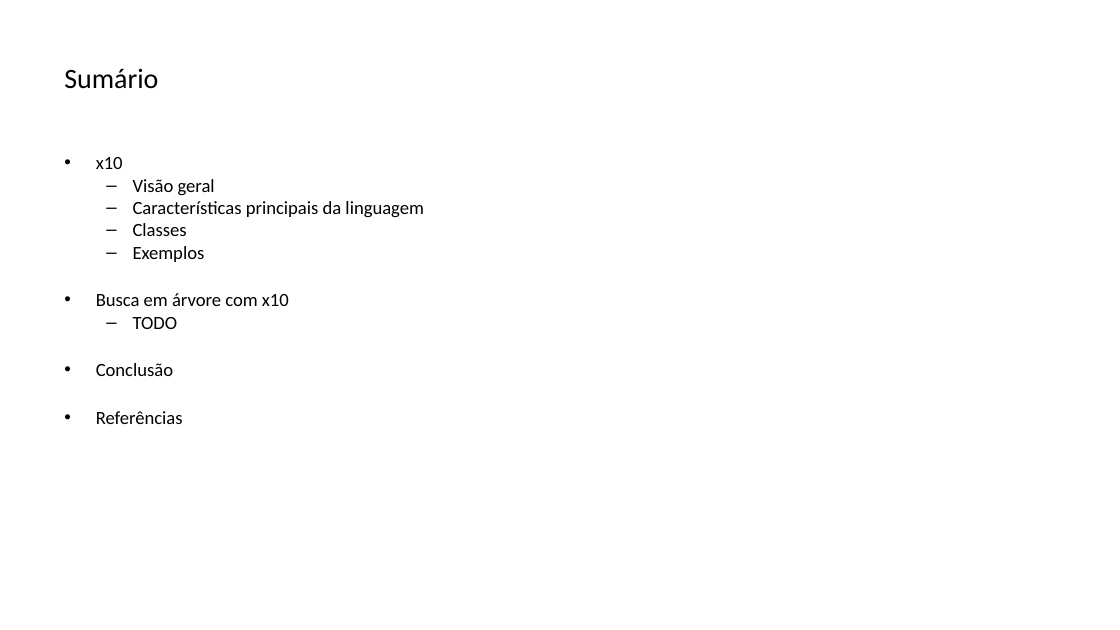
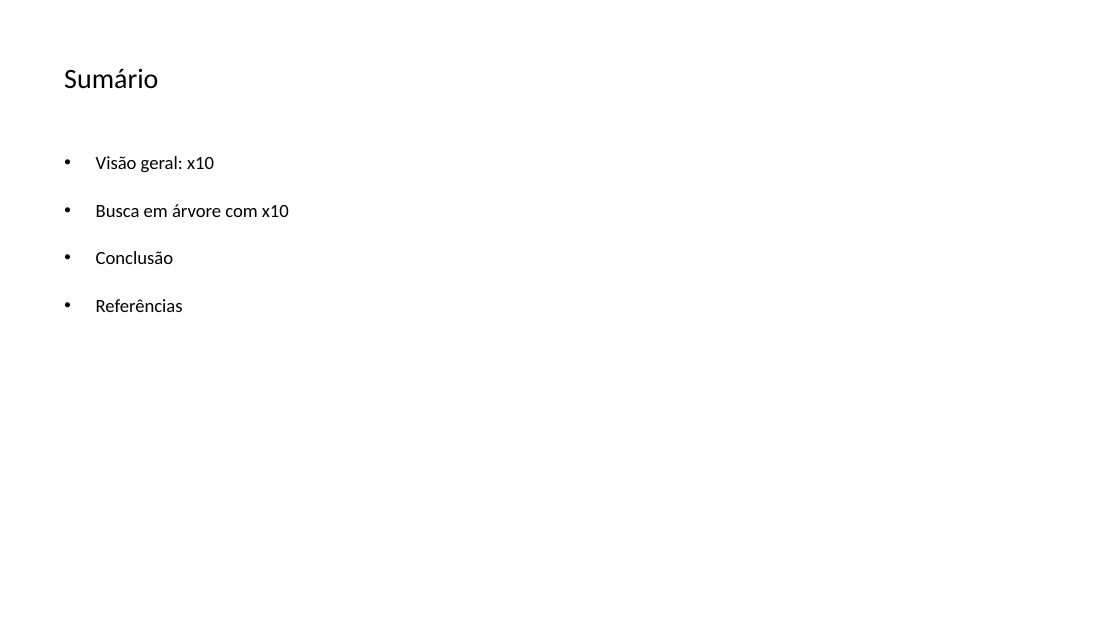
Before and after one commit to lquatrin/inf2591, a slide deck: slide 2 of x10.pptx. Drawn at 1120x630 pixels with LibreOffice and Linux fonts; fonts in the diff are those of the drawing. Boxes give left, top, right and bottom in pixels: in the first picture for what was removed or moved away, otherwise in the second. Text is boxed around its words. In the diff, an @@ line names an element or a change of style, - is before the commit and + after.

```diff
--- a/x10.pptx
+++ b/x10.pptx
@@ text at (96,156,214,173): text changed @@
-• x10
-  – Visão geral
-  – Características principais da linguagem
-  – Classes
-  – Exemplos
+• Visão geral: x10
@@ text at (133,317,178,329): paragraph removed @@
-  – TODO
```
Also in this commit, not shown: 22 other slides changed, 2 slides added, 2 slides removed.
